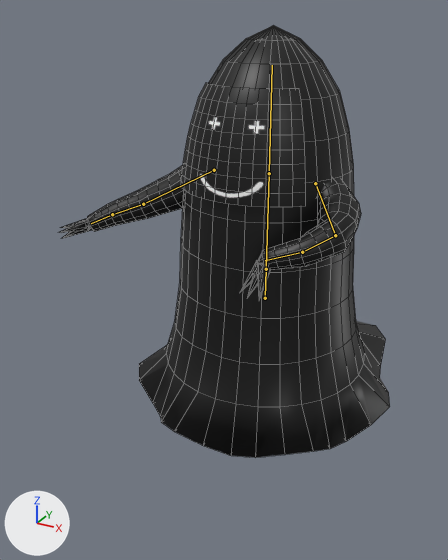
The Blender file RedFortress2/MultiPassRendering/res/model2/Hoshigirl/Hoshigirl.blend: old version first, new version second.
Rendered twice from a camera (50 mm lens) standing at (1.11, -2.43, 1.66) and looking at (-0.18, -0.09, 0.49). Lighting does not change. The marker at lower left points along +X, +Y and +Z. The picture after the commit comes second. The bones that bend it are drawn over the model as lines. Mesh edges are drawn as thin lines.

The first picture shows 'Hoshigirl_Arm_L', 'Hoshigirl_Arm_R', 'Hoshigirl_Body', 'Hoshigirl_Face'.
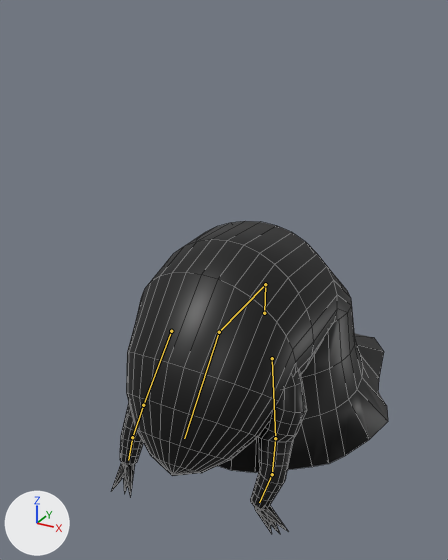
The newer file adds an action. The first version stands in its rest pose; the second is drawn at frame 24 of the action 'death'.

Changed parts and their boxes [x1, y1, x2, y2] in the pictures (448 x 560 px):
'Hoshigirl_Body', posed (41% shorter)
    before: [139, 25, 390, 458]
    after: [126, 221, 388, 476]
'Hoshigirl_Face', posed (not visible afterwards)
    before: [181, 83, 306, 207]
'Hoshigirl_Arm_L', posed (54% narrower, 34% taller)
    before: [239, 178, 361, 299]
    after: [251, 371, 307, 534]
'Hoshigirl_Arm_R', posed
    before: [59, 165, 184, 239]
    after: [111, 403, 143, 498]
bone 'Root', root to tip
    before: (265, 298) to (266, 269)
    after: (264, 313) to (265, 284)
bone 'Spine', root to tip
    before: (266, 269) to (269, 173)
    after: (265, 284) to (219, 332)
bone 'Head', root to tip
    before: (269, 173) to (272, 65)
    after: (219, 332) to (184, 438)
bone 'L_UpperArm', root to tip
    before: (315, 183) to (335, 235)
    after: (272, 358) to (275, 438)
bone 'L_LowerArm', root to tip
    before: (335, 235) to (302, 252)
    after: (275, 438) to (272, 474)
bone 'R_UpperArm', root to tip
    before: (214, 170) to (143, 204)
    after: (171, 331) to (143, 405)
bone 'R_LowerArm', root to tip
    before: (143, 204) to (112, 214)
    after: (143, 405) to (132, 437)

The change, as a list of edits to the scene's bpy script:
```text
Change bone_root:
    where bone_root = bpy.data.objects['HoshigirlArmature'].pose.bones['Root']
    bone_root.location: (0.0, 0.0, 0.0) -> (0.0, -0.08, 0.0)
Change bone_spine:
    where bone_spine = bpy.data.objects['HoshigirlArmature'].pose.bones['Spine']  # child of 'Root'
    bone_spine.rotation_quaternion: (1.0, 0.0, 0.0, 0.0) -> (0.675, 0.738, 0.0, 0.0)  # degrees (0, 0, 0) -> degrees (95, 0, 0)
Change bone_head:
    where bone_head = bpy.data.objects['HoshigirlArmature'].pose.bones['Head']  # child of 'Spine'
    bone_head.rotation_quaternion: (1.0, 0.0, 0.0, 0.0) -> (0.923, 0.385, 0.0, 0.0)  # degrees (0, 0, 0) -> degrees (45, 0, 0)
Change bone_l_upperarm:
    where bone_l_upperarm = bpy.data.objects['HoshigirlArmature'].pose.bones['L_UpperArm']  # child of 'Spine'
    bone_l_upperarm.rotation_quaternion: (1.0, 0.0, 0.0, 0.0) -> (0.905, 0.023, 0.0, -0.425)  # degrees (0, 0, 0) -> degrees (2, 1, -50)
Change bone_l_lowerarm:
    where bone_l_lowerarm = bpy.data.objects['HoshigirlArmature'].pose.bones['L_LowerArm']  # child of 'L_UpperArm'
    bone_l_lowerarm.rotation_quaternion: (1.0, 0.0, 0.0, 0.0) -> (0.817, -0.491, 0.0, 0.303)  # degrees (0, 0, 0) -> degrees (-57, 17, 31)
Change bone_r_upperarm:
    where bone_r_upperarm = bpy.data.objects['HoshigirlArmature'].pose.bones['R_UpperArm']  # child of 'Spine'
    bone_r_upperarm.rotation_quaternion: (1.0, 0.0, 0.0, 0.0) -> (0.804, 0.002, 0.0, 0.595)  # degrees (0, 0, 0) -> degrees (0, 0, 73)
Change bone_r_lowerarm:
    where bone_r_lowerarm = bpy.data.objects['HoshigirlArmature'].pose.bones['R_LowerArm']  # child of 'R_UpperArm'
    bone_r_lowerarm.rotation_quaternion: (1.0, 0.0, 0.0, 0.0) -> (1.0, 0.002, 0.0, -0.016)  # degrees (0, 0, 0) -> degrees (0, 0, -2)
```
